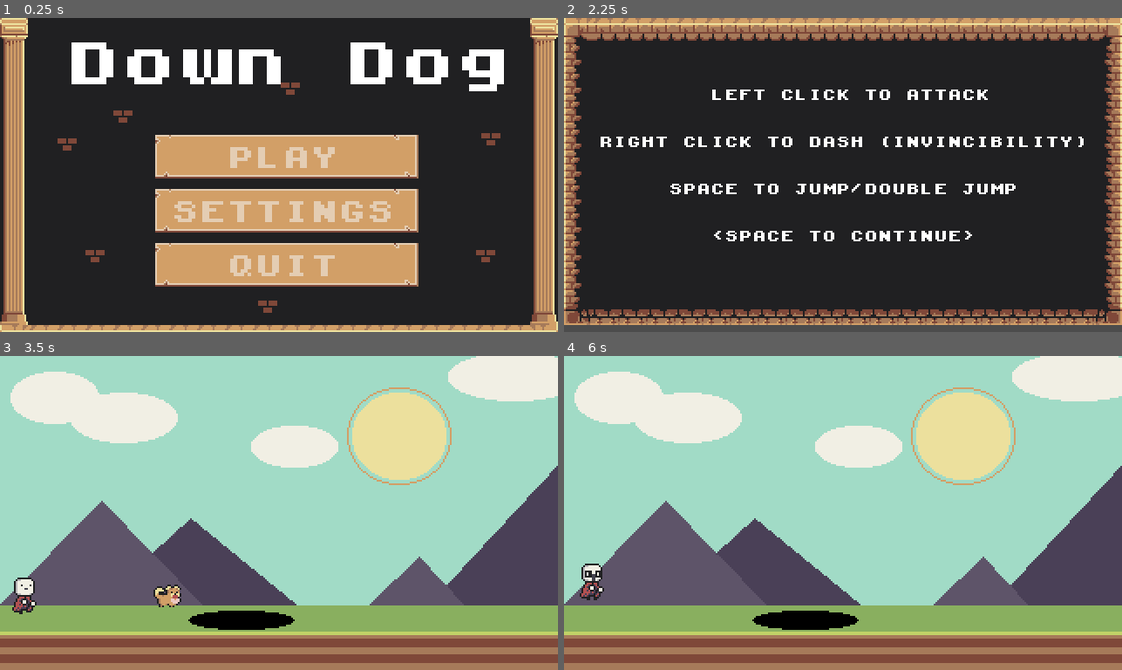
Above: before the commit, frames 1-4 (two rows, left to right).
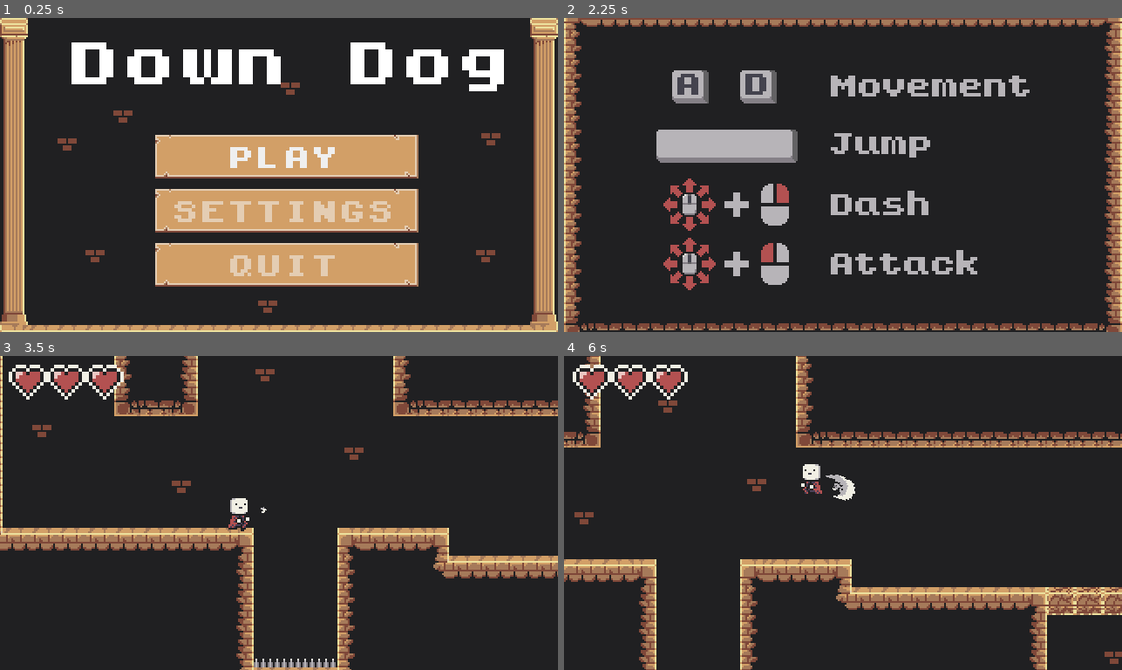
Above: after the commit, the same moments.

Repository: david-d-white/Down-Dog
Game: Godot game, scene res://assets/Scenes/Menu.tscn
Two runs of this game, one before a commit and one after it. Both use one fixed random seed, a clock stepped at 60 frames per second and the inputs below.
Inputs (mouse positions are in pixels of both pictures, inside the frame that each line leads up to):
- Up to frame 1 (0.25 s): no input
- Up to frame 2 (2.25 s): click "SETTINGS" at 0.5 s; click "Back" (after the commit: "BACK") at 1.25 s; click "PLAY" at 2 s
- Up to frame 3 (3.5 s): tap Enter at 2.75 s; move the mouse to (401, 497) at 2.77 s; hold D (movement_right) from 2.78 s (still down); hold Space (movement_jump) from 2.78 s (still down)
- Up to frame 4 (6 s): move the mouse to (731, 528) at 3.52 s; release D (movement_right) at 3.53 s; release Space (movement_jump) at 3.53 s; hold S (movement_down, bound only before the commit) 3.53-4.28 s; click (731, 528) at 3.6 s; tap Space (movement_jump) at 3.77, 3.8, 4.07, 5.1, 5.27, 5.57 s; move the mouse to (898, 443) at 4.27 s; hold D (movement_right) 4.28-5.03 s; hold Space (movement_jump) 4.28-5.03 s; right-click (898, 443) at 4.35 s; move the mouse to (815, 575) at 5.02 s; hold W (movement_up, bound only before the commit) 5.03-5.78 s; move the mouse to (1010, 560) at 5.77 s; hold A (movement_left) from 5.78 s (still down); hold Space (movement_jump) from 5.78 s (still down); click (1010, 560) at 5.85 s

The runs differ from the first frame. In frame 1, 0.6% of the frame differs, in the area x 41-60%, y 41-48%; in frame 2, 26%; in frame 3, 99%; in frame 4, 99%, in the area x 0-100%, y 0-100%.

Commit message:
Controller Support Added

Diff:
--- a/assets/Scenes/Controls.tscn
+++ b/assets/Scenes/Controls.tscn
@@ -1,8 +1,9 @@
-[gd_scene load_steps=4 format=2]
+[gd_scene load_steps=5 format=2]
 
 [ext_resource path="res://assets/Tilesets/Brick Tileset.tres" type="TileSet" id=1]
-[ext_resource path="res://assets/Fonts/kongtex.tres" type="DynamicFont" id=2]
+[ext_resource path="res://assets/sprites/Intro/Keyboard.png" type="Texture" id=2]
 [ext_resource path="res://assets/scripts/Controls.gd" type="Script" id=3]
+[ext_resource path="res://assets/sprites/Intro/Controller.png" type="Texture" id=4]
 
 [node name="Controls" type="Control"]
 anchor_right = 1.0
@@ -13,38 +14,28 @@
 }
 
 [node name="Bakground" type="TileMap" parent="."]
+position = Vector2( 0, -8 )
 tile_set = ExtResource( 1 )
 cell_size = Vector2( 16, 16 )
 format = 1
-tile_data = PoolIntArray( 0, 0, 0, 1, 0, 1, 2, 0, 1, 3, 0, 1 …(3347 unchanged characters)…  0, 65537, 589843, 0, 65538, 655360, 0, 131072, 655361, 0, 131073, 655362, 0, 131073, 655363, 0, 131073, 655364, 0, 131073, 655365, 0, 131073, 655366, 0, 131073, 655367, 0, 131073, 655368, 0, 131073, 655369, 0, 131073, 655370, 0, 131073, 655371, 0, 131073, 655372, 0, 131073, 655373, 0, 131073, 655374, 0, 131073, 655375, 0, 131073, 655376, 0, 131073, 655377, 0, 131073, 655378, 0, 131073, 655379, 0, 131074 )
+tile_data = PoolIntArray( 0, 0, 0, 1, 0, 1, 2, 0, 1, 3, 0, 1 …(3347 unchanged characters)…  0, 65537, 589843, 0, 65538, 655360, 0, 65536, 655361, 0, 65537, 655362, 0, 65537, 655363, 0, 65537, 655364, 0, 65537, 655365, 0, 65537, 655366, 0, 65537, 655367, 0, 65537, 655368, 0, 65537, 655369, 0, 65537, 655370, 0, 65537, 655371, 0, 65537, 655372, 0, 65537, 655373, 0, 65537, 655374, 0, 65537, 655375, 0, 65537, 655376, 0, 65537, 655377, 0, 65537, 655378, 0, 65537, 655379, 0, 65538, 720896, 0, 131072, 720897, 0, 131073, 720898, 0, 131073, 720899, 0, 131073, 720900, 0, 131073, 720901, 0, 131073, 720902, 0, 131073, 720903, 0, 131073, 720904, 0, 131073, 720905, 0, 131073, 720906, 0, 131073, 720907, 0, 131073, 720908, 0, 131073, 720909, 0, 131073, 720910, 0, 131073, 720911, 0, 131073, 720912, 0, 131073, 720913, 0, 131073, 720914, 0, 131073, 720915, 0, 131074 )
 
 [node name="MarginContainer" type="MarginContainer" parent="."]
 anchor_right = 1.0
 anchor_bottom = 1.0
-margin_left = 20.0
-margin_top = 40.0
-margin_right = -20.0
 margin_bottom = -20.0
 __meta__ = {
 "_edit_use_anchors_": false
 }
 
-[node name="Controls" type="RichTextLabel" parent="MarginContainer"]
-margin_right = 280.0
-margin_bottom = 120.0
-custom_fonts/normal_font = ExtResource( 2 )
-text = "        LEFT CLICK TO ATTACK
+[node name="Controller" type="TextureRect" parent="MarginContainer"]
+visible = false
+margin_right = 320.0
+margin_bottom = 180.0
+texture = ExtResource( 4 )
 
-
-RIGHT CLICK TO DASH (INVINCIBILITY)
-
-
-     SPACE TO JUMP/DOUBLE JUMP
-
-
-        <SPACE TO CONTINUE>
-"
-scroll_active = false
-__meta__ = {
-"_edit_use_anchors_": false
-}
+[node name="Keyboard" type="TextureRect" parent="MarginContainer"]
+visible = false
+margin_right = 320.0
+margin_bottom = 180.0
+texture = ExtResource( 2 )
--- a/assets/Scenes/End Screen.tscn
+++ b/assets/Scenes/End Screen.tscn
@@ -13,29 +13,29 @@
 }
 
 [node name="Bakground" type="TileMap" parent="."]
+position = Vector2( 0, -8 )
 tile_set = ExtResource( 2 )
 cell_size = Vector2( 16, 16 )
 format = 1
-tile_data = PoolIntArray( 0, 0, 0, 1, 0, 1, 2, 0, 1, 3, 0, 1 …(3347 unchanged characters)…  0, 65537, 589843, 0, 65538, 655360, 0, 131072, 655361, 0, 131073, 655362, 0, 131073, 655363, 0, 131073, 655364, 0, 131073, 655365, 0, 131073, 655366, 0, 131073, 655367, 0, 131073, 655368, 0, 131073, 655369, 0, 131073, 655370, 0, 131073, 655371, 0, 131073, 655372, 0, 131073, 655373, 0, 131073, 655374, 0, 131073, 655375, 0, 131073, 655376, 0, 131073, 655377, 0, 131073, 655378, 0, 131073, 655379, 0, 131074 )
+tile_data = PoolIntArray( 0, 0, 0, 1, 0, 1, 2, 0, 1, 3, 0, 1 …(3347 unchanged characters)…  0, 65537, 589843, 0, 65538, 655360, 0, 65536, 655361, 0, 65537, 655362, 0, 65537, 655363, 0, 65537, 655364, 0, 65537, 655365, 0, 65537, 655366, 0, 65537, 655367, 0, 65537, 655368, 0, 65537, 655369, 0, 65537, 655370, 0, 65537, 655371, 0, 65537, 655372, 0, 65537, 655373, 0, 65537, 655374, 0, 65537, 655375, 0, 65537, 655376, 0, 65537, 655377, 0, 65537, 655378, 0, 65537, 655379, 0, 65538, 720896, 0, 131072, 720897, 0, 131073, 720898, 0, 131073, 720899, 0, 131073, 720900, 0, 131073, 720901, 0, 131073, 720902, 0, 131073, 720903, 0, 131073, 720904, 0, 131073, 720905, 0, 131073, 720906, 0, 131073, 720907, 0, 131073, 720908, 0, 131073, 720909, 0, 131073, 720910, 0, 131073, 720911, 0, 131073, 720912, 0, 131073, 720913, 0, 131073, 720914, 0, 131073, 720915, 0, 131074 )
 
 [node name="MarginContainer" type="MarginContainer" parent="."]
 anchor_right = 1.0
 anchor_bottom = 1.0
 margin_left = 20.0
-margin_top = 70.0
+margin_top = 80.0
 margin_right = -20.0
 margin_bottom = -20.0
 __meta__ = {
 "_edit_use_anchors_": false
 }
 
-[node name="Controls" type="RichTextLabel" parent="MarginContainer"]
+[node name="Message" type="RichTextLabel" parent="MarginContainer"]
 margin_right = 280.0
-margin_bottom = 90.0
+margin_bottom = 80.0
 custom_fonts/normal_font = ExtResource( 1 )
 text = "			GAME OVER
-
-        <SPACE TO CONTINUE>
+			Time: 69.69s
 "
 scroll_active = false
 __meta__ = {
--- /dev/null
+++ b/assets/Scenes/Global_Settings.tscn
@@ -0,0 +1,6 @@
+[gd_scene load_steps=2 format=2]
+
+[ext_resource path="res://assets/scripts/Global_Settings.gd" type="Script" id=1]
+
+[node name="Global_Settings" type="Node"]
+script = ExtResource( 1 )
--- a/assets/Scenes/Player.tscn
+++ b/assets/Scenes/Player.tscn
@@ -180,7 +180,7 @@
 [node name="ArrowSprite" type="AnimatedSprite" parent="DirectionArrow"]
 position = Vector2( 15, 0 )
 frames = SubResource( 5 )
-frame = 1
+frame = 2
 playing = true
 
 [node name="Slash" type="Node2D" parent="."]
@@ -212,6 +212,7 @@
 position = Vector2( 0, -2 )
 frames = SubResource( 12 )
 animation = "Run"
+frame = 1
 playing = true
 
 [node name="CollisionBox" type="CollisionShape2D" parent="."]
--- a/assets/Scenes/Settings.tscn
+++ b/assets/Scenes/Settings.tscn
@@ -42,9 +42,9 @@
 
 [node name="VBoxContainer" type="VBoxContainer" parent="MarginContainer/CenterContainer"]
 margin_left = 57.0
-margin_top = 51.0
+margin_top = 35.0
 margin_right = 242.0
-margin_bottom = 109.0
+margin_bottom = 124.0
 
 [node name="Fullscreen" parent="MarginContainer/CenterContainer/VBoxContainer" instance=ExtResource( 2 )]
 margin_left = 0.0
@@ -53,16 +53,26 @@
 margin_bottom = 27.0
 rect_scale = Vector2( 1, 1 )
 custom_fonts/font = SubResource( 1 )
-text = "Fullscreen"
+text = "FULLSCREEN"
 
-[node name="Back" parent="MarginContainer/CenterContainer/VBoxContainer" instance=ExtResource( 2 )]
+[node name="InputMode" parent="MarginContainer/CenterContainer/VBoxContainer" instance=ExtResource( 2 )]
 margin_left = 0.0
 margin_top = 31.0
 margin_right = 185.0
 margin_bottom = 58.0
 rect_scale = Vector2( 1, 1 )
 custom_fonts/font = SubResource( 1 )
-text = "Back"
+text = "INPUT MODE"
+
+[node name="Back" parent="MarginContainer/CenterContainer/VBoxContainer" instance=ExtResource( 2 )]
+margin_left = 0.0
+margin_top = 62.0
+margin_right = 185.0
+margin_bottom = 89.0
+rect_scale = Vector2( 1, 1 )
+custom_fonts/font = SubResource( 1 )
+text = "BACK"
 
 [connection signal="pressed" from="MarginContainer/CenterContainer/VBoxContainer/Fullscreen" to="." method="_on_Fullscreen_pressed"]
+[connection signal="pressed" from="MarginContainer/CenterContainer/VBoxContainer/InputMode" to="." method="_on_InputMode_pressed"]
 [connection signal="pressed" from="MarginContainer/CenterContainer/VBoxContainer/Back" to="." method="_on_Back_pressed"]
--- a/assets/scripts/Controls.gd
+++ b/assets/scripts/Controls.gd
@@ -1,5 +1,18 @@
 extends Control
 
-func _process(delta):
-	if Input.is_action_just_pressed("movement_jump"):
+func _ready():
+	GlobalSettings.connect("input_mode_changed", self, "_on_input_mode_changed")
+	_on_input_mode_changed()
+
+func _on_input_mode_changed():
+	match(GlobalSettings.input_mode):
+		GlobalSettings.InputModes.CONTROLLER:
+			$MarginContainer/Keyboard.visible = false
+			$MarginContainer/Controller.visible = true
+		GlobalSettings.InputModes.KEYBOARD:
+			$MarginContainer/Keyboard.visible = true
+			$MarginContainer/Controller.visible = false
+
+func _input(event):
+	if event.is_pressed():
 		get_tree().change_scene("res://assets/Scenes/Intro.tscn")
--- a/assets/scripts/End Screen.gd
+++ b/assets/scripts/End Screen.gd
@@ -2,15 +2,11 @@
 
 func _ready():
 	if PlayerStats.player_health > 0:
-		$MarginContainer/Controls.text = """		  CONGRATULATIONS
-			Time: %.2fs
+		$MarginContainer/Message.text = """		  CONGRATULATIONS
+			Time: %.2fs""" % PlayerStats.speedrun_time
+	else:
+		$MarginContainer/Message.text = """		     GAME OVER"""
 
-		<SPACE TO CONTINUE>""" % PlayerStats.speedrun_time
-	else:
-		$MarginContainer/Controls.text = """		     GAME OVER
-
-		<SPACE TO CONTINUE>"""
-
-func _process(delta):
-	if Input.is_action_just_pressed("movement_jump"):
+func _input(event):
+	if event.is_pressed():
 		get_tree().change_scene("res://assets/Scenes/Menu.tscn")
--- /dev/null
+++ b/assets/scripts/Global_Settings.gd
@@ -0,0 +1,20 @@
+extends Node
+
+enum InputModes {KEYBOARD, CONTROLLER}
+var input_mode = InputModes.KEYBOARD
+
+signal input_mode_changed()
+
+func _ready():
+	if Input.get_connected_joypads().size() > 0:
+		input_mode = InputModes.CONTROLLER
+	Input.connect("joy_connection_changed", self, "_on_joy_connection_changed")
+
+func _on_joy_connection_changed(device_id, connected):
+	if connected:
+		input_mode = InputModes.CONTROLLER
+		emit_signal("input_mode_changed")
+	elif Input.get_connected_joypads().size() <= 0:
+		input_mode = InputModes.KEYBOARD
+		emit_signal("input_mode_changed")
+	print("connection change")
--- a/assets/scripts/Intro.gd
+++ b/assets/scripts/Intro.gd
@@ -7,3 +7,7 @@
 
 func _on_AnimatedSprite_animation_finished():
 	get_tree().change_scene_to(level_1)
+
+func _input(event):
+	if event.is_pressed():
+		get_tree().change_scene_to(level_1)
--- a/assets/scripts/Menu.gd
+++ b/assets/scripts/Menu.gd
@@ -1,4 +1,7 @@
 extends Control
+
+func _ready():
+	$MarginContainer/VSplitContainer/MarginContainer2/CenterContainer/VBoxContainer/Play.grab_focus()
 
 func _on_Play_pressed():
 	get_tree().change_scene("res://assets/Scenes/Controls.tscn")
--- a/assets/scripts/Settings.gd
+++ b/assets/scripts/Settings.gd
@@ -1,9 +1,25 @@
 extends Control
 
 export (PackedScene) var Main_Menu
+
+onready var input_mode = $MarginContainer/CenterContainer/VBoxContainer/InputMode
+
+func _ready():
+	_on_input_mode_changed()
+	GlobalSettings.connect("input_mode_changed", self, "_on_input_mode_changed")
+	$MarginContainer/CenterContainer/VBoxContainer/Fullscreen.grab_focus()
 
 func _on_Fullscreen_pressed():
 	OS.window_fullscreen = !OS.window_fullscreen
 
 func _on_Back_pressed():
 	get_tree().change_scene("res://assets/Scenes/Menu.tscn")
+
+func _on_input_mode_changed():
+	input_mode.text = GlobalSettings.InputModes.keys()[GlobalSettings.input_mode]
+
+func _on_InputMode_pressed():
+	GlobalSettings.input_mode += 1
+	if GlobalSettings.input_mode >= GlobalSettings.InputModes.size():
+		GlobalSettings.input_mode = 0
+	input_mode.text = GlobalSettings.InputModes.keys()[GlobalSettings.input_mode]
--- a/assets/scripts/player/Player.gd
+++ b/assets/scripts/player/Player.gd
@@ -51,7 +51,15 @@
 	dash_cooldown.wait_time = DASH_COOLDOWN\
 
 func _process(delta):
-	aim_direction = global_position.direction_to(get_global_mouse_position())
+	match (GlobalSettings.input_mode):
+		GlobalSettings.InputModes.CONTROLLER:
+			var input = Vector2.ZERO
+			input.x = Input.get_action_strength("movement_right") - Input.get_action_strength("movement_left")
+			input.y = Input.get_action_strength("movement_down") - Input.get_action_strength("movement_up")
+			if input.length() >= 0.5:
+				aim_direction = input.normalized()
+		GlobalSettings.InputModes.KEYBOARD:
+			aim_direction = global_position.direction_to(get_global_mouse_position())
 	$DirectionArrow.rotation = aim_direction.angle()
 
 func _physics_process(delta):
--- a/project.godot
+++ b/project.godot
@@ -33,6 +33,7 @@
 [autoload]
 
 PlayerStats="*res://assets/Scenes/Player_Stats.tscn"
+GlobalSettings="*res://assets/Scenes/Global_Settings.tscn"
 
 [debug]
 
@@ -73,39 +74,88 @@
 
 [input]
 
+ui_accept={
+"deadzone": 0.5,
+"events": [ Object(InputEventKey,"resource_local_to_scene":false,"resource_name":"","device":0,"alt":false,"shift":false,"control":false,"meta":false,"command":false,"pressed":false,"scancode":16777221,"unicode":0,"echo":false,"script":null)
+, Object(InputEventKey,"resource_local_to_scene":false,"resource_name":"","device":0,"alt":false,"shift":false,"control":false,"meta":false,"command":false,"pressed":false,"scancode":16777222,"unicode":0,"echo":false,"script":null)
+, Object(InputEventKey,"resource_local_to_scene":false,"resource_name":"","device":0,"alt":false,"shift":false,"control":false,"meta":false,"command":false,"pressed":false,"scancode":32,"unicode":0,"echo":false,"script":null)
+, Object(InputEventJoypadButton,"resource_local_to_scene":false,"resource_name":"","device":-1,"button_index":0,"pressure":0.0,"pressed":false,"script":null)
+ ]
+}
+ui_select={
+"deadzone": 0.5,
+"events": [ Object(InputEventKey,"resource_local_to_scene":false,"resource_name":"","device":0,"alt":false,"shift":false,"control":false,"meta":false,"command":false,"pressed":false,"scancode":32,"unicode":0,"echo":false,"script":null)
+, Object(InputEventJoypadButton,"resource_local_to_scene":false,"resource_name":"","device":-1,"button_index":3,"pressure":0.0,"pressed":false,"script":null)
+ ]
+}
+ui_cancel={
+"deadzone": 0.5,
+"events": [ Object(InputEventKey,"resource_local_to_scene":false,"resource_name":"","device":0,"alt":false,"shift":false,"control":false,"meta":false,"command":false,"pressed":false,"scancode":16777217,"unicode":0,"echo":false,"script":null)
+, Object(InputEventJoypadButton,"resource_local_to_scene":false,"resource_name":"","device":-1,"button_index":1,"pressure":0.0,"pressed":false,"script":null)
+ ]
+}
+ui_left={
+"deadzone": 0.5,
+"events": [ Object(InputEventKey,"resource_local_to_scene":false,"resource_name":"","device":0,"alt":false,"shift":false,"control":false,"meta":false,"command":false,"pressed":false,"scancode":16777231,"unicode":0,"echo":false,"script":null)
+, Object(InputEventJoypadButton,"resource_local_to_scene":false,"resource_name":"","device":-1,"button_index":14,"pressure":0.0,"pressed":false,"script":null)
+ ]
+}
+ui_right={
+"deadzone": 0.5,
+"events": [ Object(InputEventKey,"resource_local_to_scene":false,"resource_name":"","device":0,"alt":false,"shift":false,"control":false,"meta":false,"command":false,"pressed":false,"scancode":16777233,"unicode":0,"echo":false,"script":null)
+, Object(InputEventJoypadButton,"resource_local_to_scene":false,"resource_name":"","device":-1,"button_index":15,"pressure":0.0,"pressed":false,"script":null)
+ ]
+}
+ui_up={
+"deadzone": 0.5,
+"events": [ Object(InputEventKey,"resource_local_to_scene":false,"resource_name":"","device":0,"alt":false,"shift":false,"control":false,"meta":false,"command":false,"pressed":false,"scancode":16777232,"unicode":0,"echo":false,"script":null)
+, Object(InputEventJoypadButton,"resource_local_to_scene":false,"resource_name":"","device":-1,"button_index":12,"pressure":0.0,"pressed":false,"script":null)
+ ]
+}
+ui_down={
+"deadzone": 0.5,
+"events": [ Object(InputEventKey,"resource_local_to_scene":false,"resource_name":"","device":0,"alt":false,"shift":false,"control":false,"meta":false,"command":false,"pressed":false,"scancode":16777234,"unicode":0,"echo":false,"script":null)
+, Object(InputEventJoypadButton,"resource_local_to_scene":false,"resource_name":"","device":-1,"button_index":13,"pressure":0.0,"pressed":false,"script":null)
+ ]
+}
 movement_up={
-"deadzone": 0.5,
-"events": [ Object(InputEventKey,"resource_local_to_scene":false,"resource_name":"","device":0,"alt":false,"shift":false,"control":false,"meta":false,"command":false,"pressed":false,"scancode":87,"unicode":0,"echo":false,"script":null)
+"deadzone": 0.2,
+"events": [ Object(InputEventJoypadMotion,"resource_local_to_scene":false,"resource_name":"","device":-1,"axis":1,"axis_value":-1.0,"script":null)
  ]
 }
 movement_down={
-"deadzone": 0.5,
-"events": [ Object(InputEventKey,"resource_local_to_scene":false,"resource_name":"","device":0,"alt":false,"shift":false,"control":false,"meta":false,"command":false,"pressed":false,"scancode":83,"unicode":0,"echo":false,"script":null)
+"deadzone": 0.2,
+"events": [ Object(InputEventJoypadMotion,"resource_local_to_scene":false,"resource_name":"","device":-1,"axis":1,"axis_value":1.0,"script":null)
  ]
 }
 movement_right={
-"deadzone": 0.5,
+"deadzone": 0.2,
 "events": [ Object(InputEventKey,"resource_local_to_scene":false,"resource_name":"","device":0,"alt":false,"shift":false,"control":false,"meta":false,"command":false,"pressed":false,"scancode":68,"unicode":0,"echo":false,"script":null)
+, Object(InputEventJoypadMotion,"resource_local_to_scene":false,"resource_name":"","device":-1,"axis":0,"axis_value":1.0,"script":null)
  ]
 }
 movement_left={
-"deadzone": 0.5,
+"deadzone": 0.2,
 "events": [ Object(InputEventKey,"resource_local_to_scene":false,"resource_name":"","device":0,"alt":false,"shift":false,"control":false,"meta":false,"command":false,"pressed":false,"scancode":65,"unicode":0,"echo":false,"script":null)
+, Object(InputEventJoypadMotion,"resource_local_to_scene":false,"resource_name":"","device":-1,"axis":0,"axis_value":-1.0,"script":null)
  ]
 }
 movement_jump={
 "deadzone": 0.5,
 "events": [ Object(InputEventKey,"resource_local_to_scene":false,"resource_name":"","device":0,"alt":false,"shift":false,"control":false,"meta":false,"command":false,"pressed":false,"scancode":32,"unicode":0,"echo":false,"script":null)
+, Object(InputEventJoypadButton,"resource_local_to_scene":false,"resource_name":"","device":-1,"button_index":0,"pressure":0.0,"pressed":false,"script":null)
  ]
 }
 movement_dash={
 "deadzone": 0.5,
 "events": [ Object(InputEventMouseButton,"resource_local_to_scene":false,"resource_name":"","device":0,"alt":false,"shi …(212 unchanged characters)…
+, Object(InputEventJoypadButton,"resource_local_to_scene":false,"resource_name":"","device":-1,"button_index":1,"pressure":0.0,"pressed":false,"script":null)
  ]
 }
 attack={
 "deadzone": 0.5,
 "events": [ Object(InputEventMouseButton,"resource_local_to_scene":false,"resource_name":"","device":0,"alt":false,"shi …(212 unchanged characters)…
+, Object(InputEventJoypadButton,"resource_local_to_scene":false,"resource_name":"","device":-1,"button_index":2,"pressure":0.0,"pressed":false,"script":null)
  ]
 }
 
Not shown: 1 places in assets/Scenes/Player.tscn that only renumber resources
Binary file added: assets/sprites/Intro/Controller.png
Not shown, added: assets/sprites/Intro/Controller.png.import
Binary file added: assets/sprites/Intro/Keyboard.png
Not shown, added: assets/sprites/Intro/Keyboard.png.import
